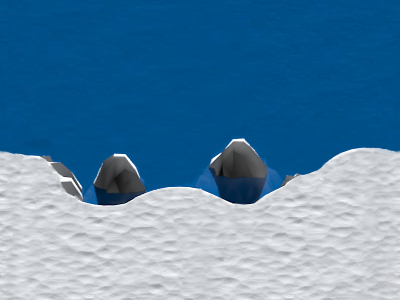
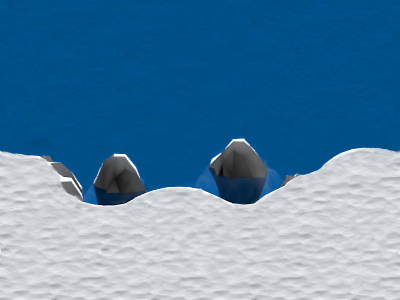
Layered file, before and after one edit (400px x 300px). Changes by layer:
painted on "Pasted Layer" over (x1=0, y1=151, x2=400, y2=300)
